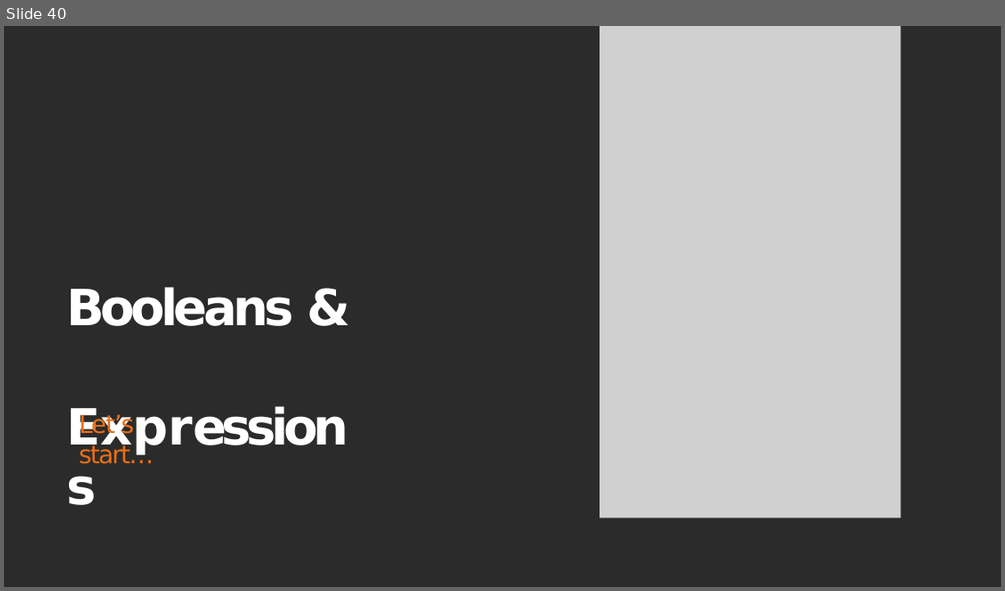
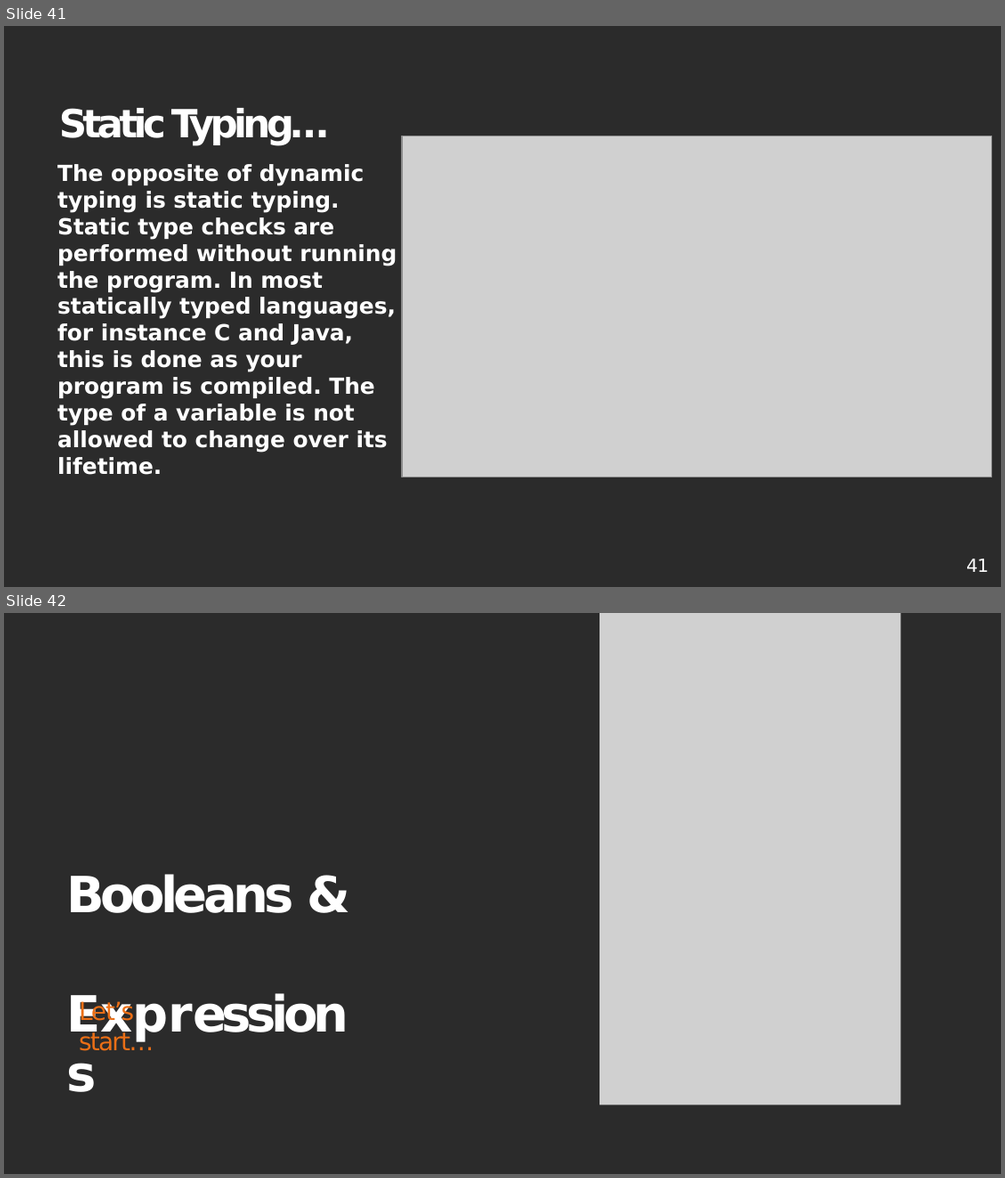
Before and after one commit to deepak404found/newkilo-Python-classes, a slide deck: notes/1. Introduction To python (1)-converted.pptx. Shown one above the other, each under a label of ours: slide 40 before the commit, slides 41 and 42 after it. The pictures are 1005x591 and 1005x1178 pixels, drawn with LibreOffice and Linux fonts; fonts in the diff are those of the drawing; grey boxes stand for pictures; background and template pictures are left out; a plain dark background stands for a picture behind light text. Boxes give left, top, right and bottom in pixels: in the first picture for what was removed or moved away, otherwise in the second. Text is boxed around its words. In the diff, an @@ line names an element or a change of style, - is before the commit and + after.

```diff
--- a/notes/1. Introduction To python (1)-converted.pptx
+++ b/notes/1. Introduction To python (1)-converted.pptx
@@ slide 41 added at [4,26,1001,587], background picture (left out) @@
@@ title added at [59,108,329,146], 28 pt, text #FFFFFF, bold @@
+Static Typing…
@@ picture added at [402,135,992,476] @@
@@ text added at [57,164,396,475], 16 pt, text #FFFFFF, bold @@
+The opposite of dynamic typing is static typing. Static type checks are performed without running the program. In most statically typed languages, for instance C and Java, this is done as your program is compiled. The type of a variable is not allowed to change over its lifetime.
@@ page number added at [966,558,988,572], 13 pt, text #FFFFFF @@
+41
@@ what was slide 40 is now slide 42 @@
```
Also in this commit, not shown: 2 other slides added, 3 other files.
